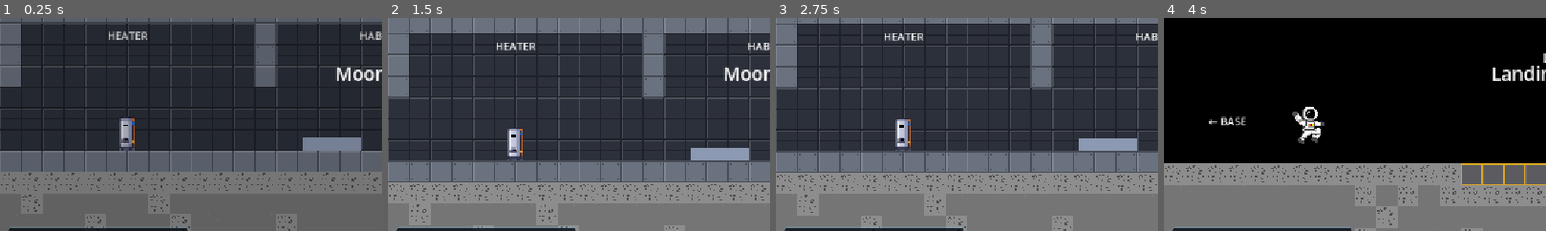
Above: before the commit, frames 1-4 (left to right).
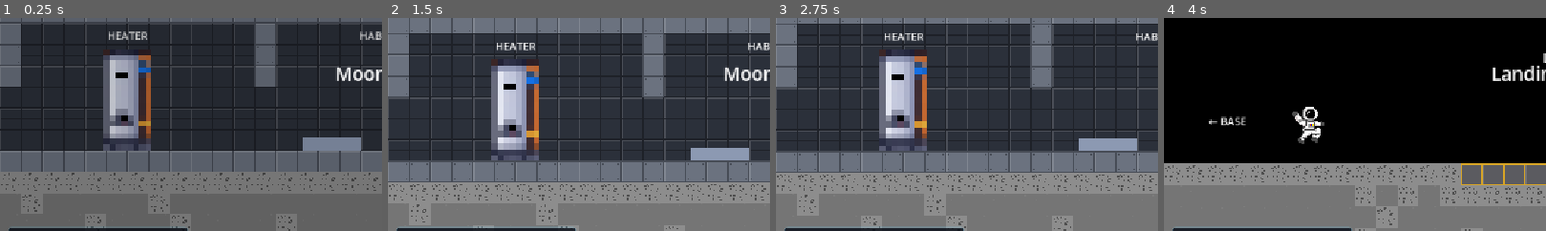
Above: after the commit, the same moments.

Repository: kushmdesai/72-Hours
Game: Godot game, scene res://scenes/main.tscn
Two runs of this game, one before a commit and one after it. Both use one fixed random seed, a clock stepped at 60 frames per second and the inputs below.
Inputs:
- Up to frame 1 (0.25 s): no input
- Up to frame 2 (1.5 s): hold E (interact) 0.53-1.28 s; hold D (move_right) from 0.53 s (still down); tap W (jump) at 0.77 s; tap E (interact) at 1.35 s
- Up to frame 3 (2.75 s): tap W (jump) at 1.52 s; release D (move_right) at 2.03 s; hold A (move_left) from 2.03 s (still down); hold E (interact) from 2.03 s (still down)
- Up to frame 4 (4 s): release A (move_left) at 2.78 s; release E (interact) at 2.78 s; hold D (move_right) from 2.78 s (still down); tap E (interact) at 2.85, 3.5 s; tap W (jump) at 3.02, 3.77 s; hold E (interact) from 3.53 s (still down)
The pictures show only the part of the screen within x 0-50%, y 23-73%; the shares and areas given below are measured in that part.

The runs differ from the first frame. In frame 1, 4.7% of the frame differs, in the area x 27-40%, y 14-63%; in frame 2, 4.8%, in the area x 27-40%, y 19-67%; in frame 3, 4.8%; in frame 4, nothing differs.

Commit message:
Draw the heater and water recycler 3x bigger
Co-Authored-By: Claude Opus 5.5 (1M context) <noreply@anthropic.com>

Diff:
--- a/scenes/locations/base.tscn
+++ b/scenes/locations/base.tscn
@@ -126,8 +126,8 @@
 
 [node name="Machine" type="Sprite2D" parent="Rooms/WaterRecycler/Console"]
 texture_filter = 1
-position = Vector2(0, -27)
-scale = Vector2(3, 3)
+position = Vector2(0, -81)
+scale = Vector2(9, 9)
 texture = ExtResource("7_water_off")
 
 [node name="Heater" type="Node2D" parent="Rooms" unique_id=1066545928 groups=["rooms"]]
@@ -151,8 +151,8 @@
 
 [node name="Machine" type="Sprite2D" parent="Rooms/Heater/Console"]
 texture_filter = 1
-position = Vector2(-3, -36)
-scale = Vector2(3, 3)
+position = Vector2(-9, -108)
+scale = Vector2(9, 9)
 texture = ExtResource("4_heater_off")
 
 [node name="Habitat" type="Node2D" parent="Rooms" unique_id=49911928 groups=["rooms"]]
